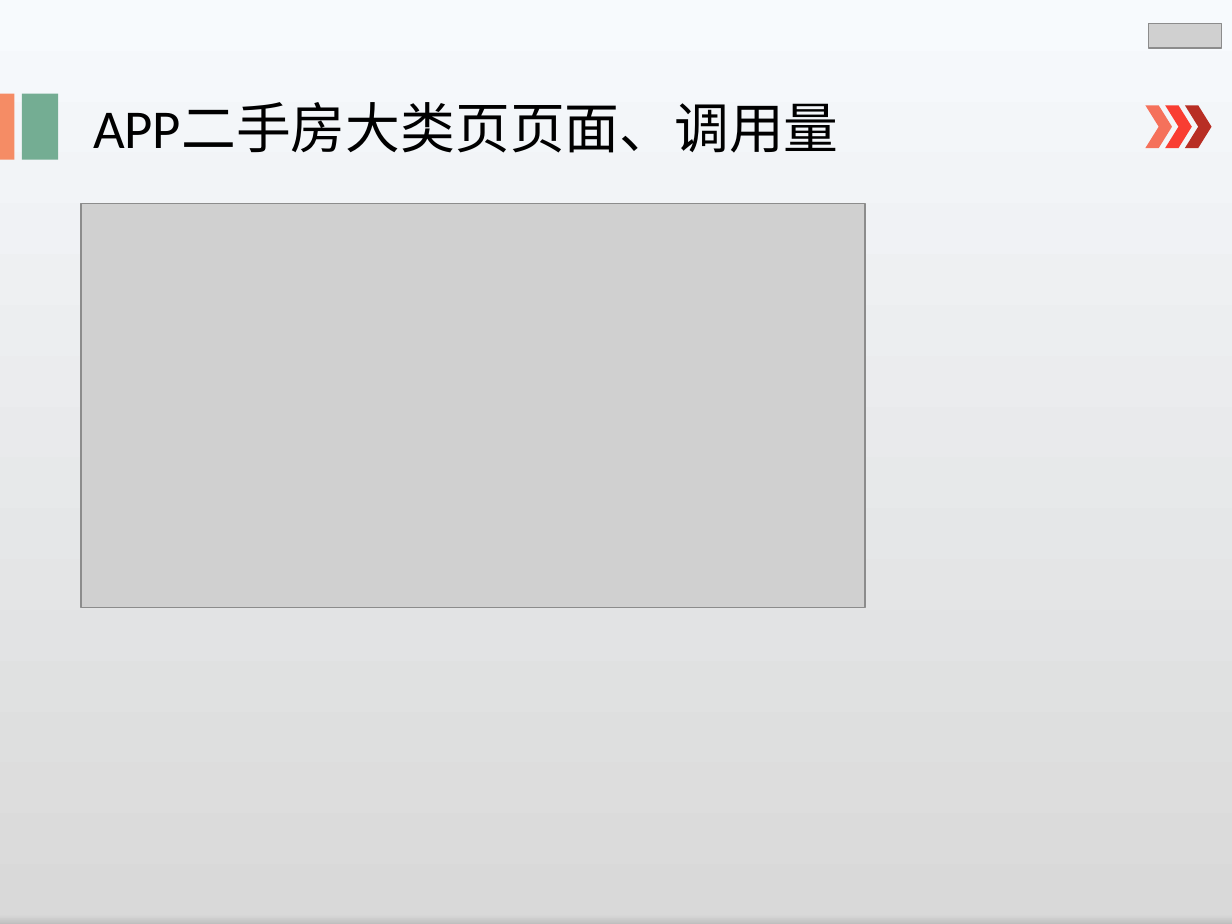
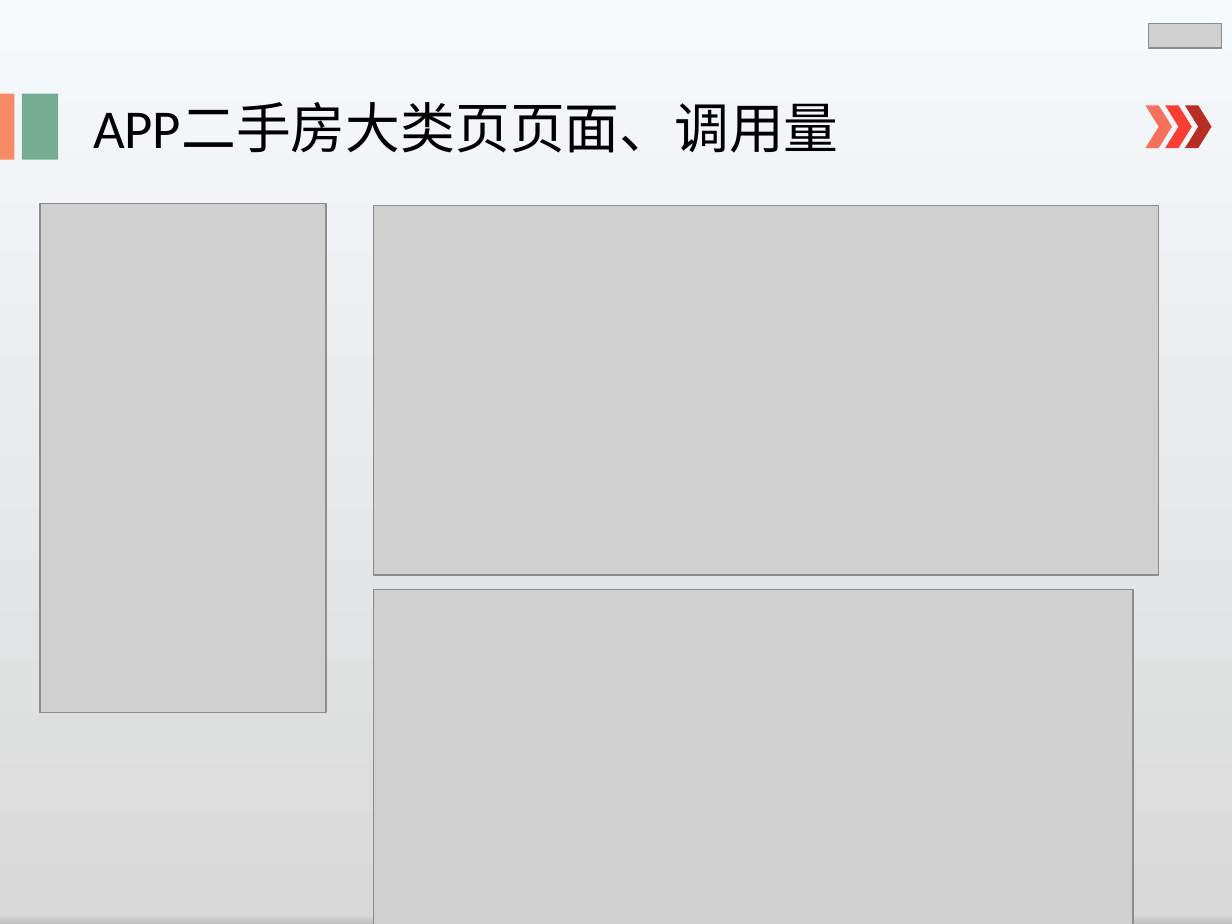
Before and after one commit to lspgithublxh/document, a slide deck: slide 8 of 业务文档跟踪/述职/shuzhi.pptx. Drawn at 1232x924 pixels with LibreOffice and Linux fonts; fonts in the diff are those of the drawing; grey boxes stand for pictures. Boxes give left, top, right and bottom in pixels: in the first picture for what was removed or moved away, otherwise in the second. Text is boxed around its words. In the diff, an @@ line names an element or a change of style, - is before the commit and + after.

```diff
--- a/业务文档跟踪/述职/shuzhi.pptx
+++ b/业务文档跟踪/述职/shuzhi.pptx
@@ picture added at bbox=[39, 203, 325, 712] @@
@@ picture removed at bbox=[81, 203, 865, 607] @@
@@ picture added at bbox=[373, 206, 1159, 575] @@
@@ picture added at bbox=[373, 590, 1133, 924] @@
```
Also in this commit, not shown: 7 other slides changed, 1 slide added, 1 slide removed.
